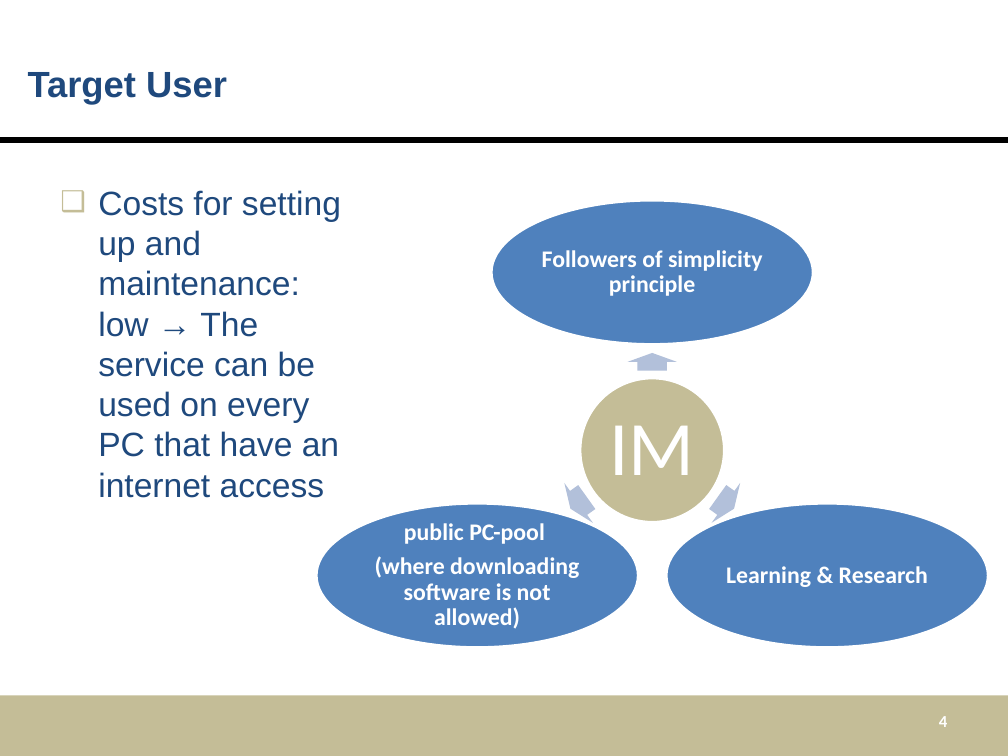
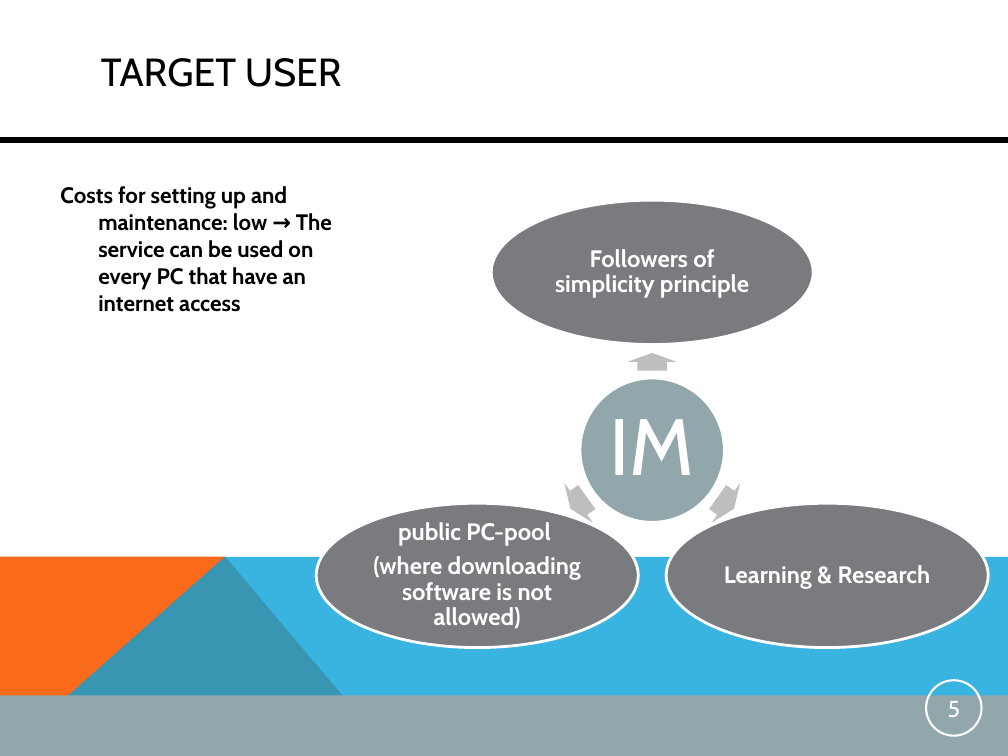
Before and after one commit to mdger/UGNM_Instantmessaging, a slide deck: slide 5 of UGNM_Instantmessaging/doc/PresentationIM.pptx (slide 4 before the commit). Drawn at 1008x756 pixels with LibreOffice and Linux fonts; fonts in the diff are those of the drawing. Boxes give left, top, right and bottom in pixels: in the first picture for what was removed or moved away, otherwise in the second. Text is boxed around its words. In the diff, an @@ line names an element or a change of style, - is before the commit and + after.

```diff
--- a/UGNM_Instantmessaging/doc/PresentationIM.pptx
+++ b/UGNM_Instantmessaging/doc/PresentationIM.pptx
@@ title at bbox=[101, 58, 342, 87]: text changed; size 26 to 28 pt; font Arial to Cabin; text colour #1F497D to #000000; bold off @@
-Target User
+TARGET USER
@@ text "Costs for setting up and ..." at bbox=[60, 186, 332, 312]: size 24 to 16 pt, font Arial to Cabin, text colour #1F497D to #000000, bold on; bullet ❑ to none; more space between paragraphs @@
@@ ellipse at bbox=[580, 378, 724, 522]: fill #C4BD97 to #91A7AB @@
@@ text "IM" at bbox=[610, 419, 695, 475]: size 55 to 57 pt, font Calibri to Cabin @@
@@ fill #B3C1DB to #BEBFC0 in 3 elements at bbox=[627, 353, 677, 371], bbox=[703, 478, 748, 529], bbox=[556, 478, 601, 529] @@
@@ fill #4F81BD to #797B7E in 3 elements at bbox=[491, 201, 812, 345], bbox=[666, 503, 988, 647], bbox=[317, 503, 638, 647] @@
@@ font Calibri to Cabin in 3 elements at bbox=[555, 249, 749, 298], bbox=[724, 565, 931, 589], bbox=[373, 522, 581, 628] @@
@@ freeform shape added at bbox=[0, 556, 394, 756], fill #F96A1B @@
@@ freeform shape added at bbox=[0, 556, 1008, 756], fill #08A1D9 at 80% opacity @@
@@ page number added at bbox=[926, 680, 982, 736], outline #FFFFFF 1.5 pt, 16.5 pt, text #FFFFFF @@
+5
@@ rectangle at bbox=[0, 696, 1008, 756]: fill #C4BD97 to #91A7AB @@
@@ page number removed at bbox=[939, 716, 947, 727] @@
-4
```
Also in this commit, not shown: 6 other slides changed, 1 slide added.
